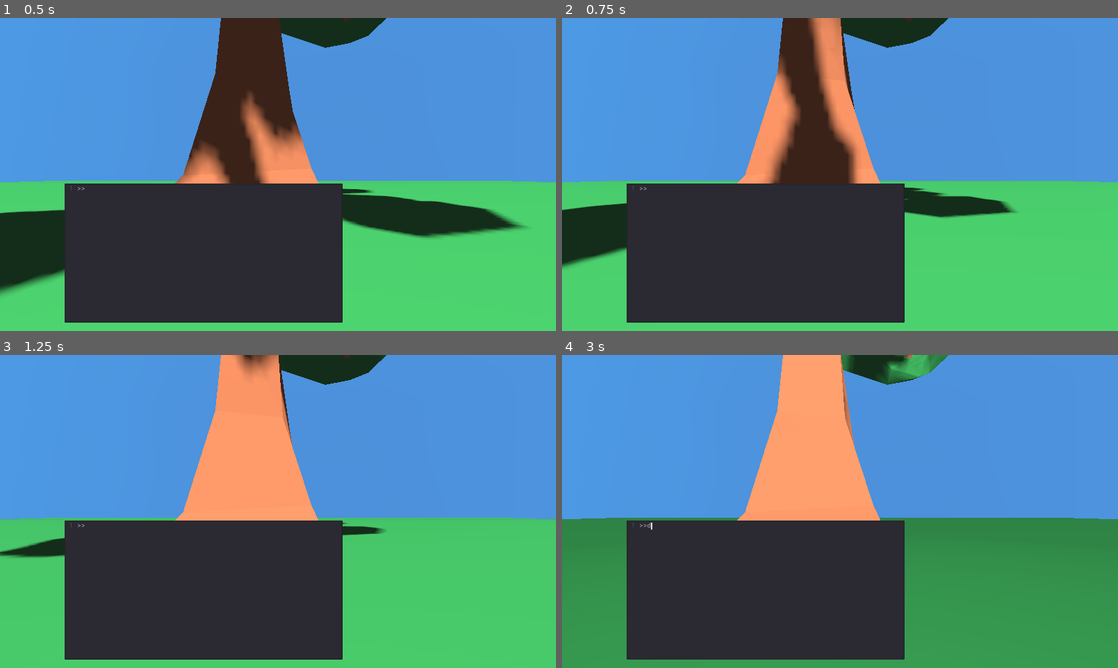
Above: before the commit, frames 1-4 (two rows, left to right).
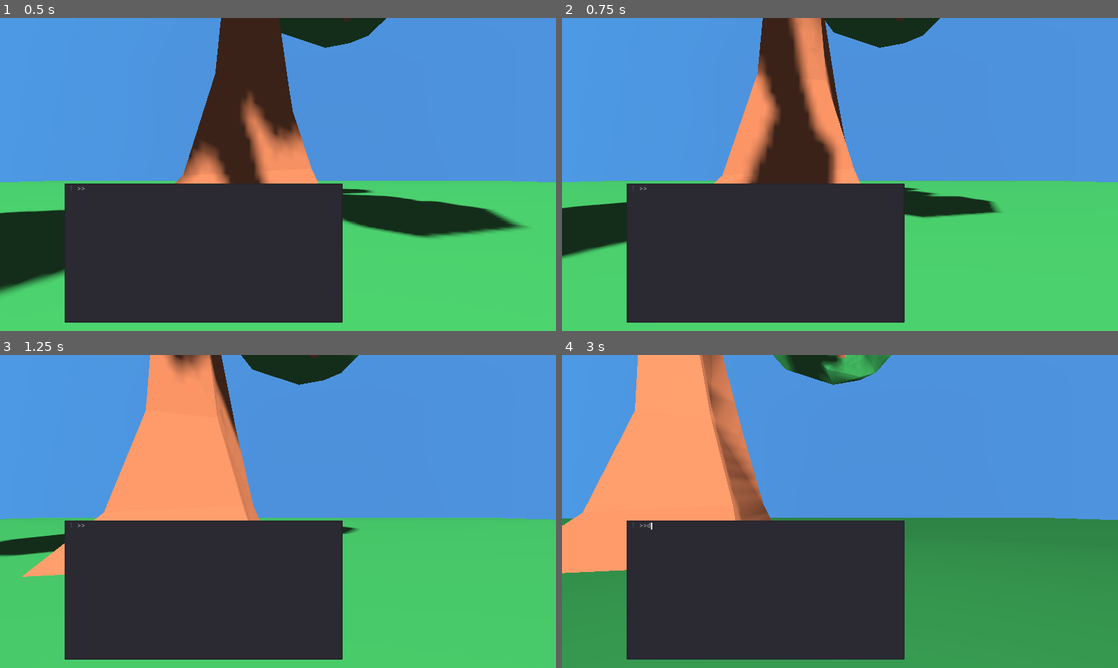
Above: after the commit, the same moments.

Repository: RudyFisher7/Terminal
Game: Godot game, scene res://Main.tscn
Two runs of this game, one before a commit and one after it. Both use one fixed random seed, a clock stepped at 60 frames per second and the inputs below.
Inputs (mouse positions are in pixels of both pictures, inside the frame that each line leads up to):
- Up to frame 1 (0.5 s): no input
- Up to frame 2 (0.75 s): move the mouse to (962, 158) at 0.52 s; hold D (move_right, bound only after the commit) from 0.53 s (still down); click (962, 158) at 0.67 s
- Up to frame 3 (1.25 s): keep holding D (move_right, bound only after the commit)
- Up to frame 4 (3 s): release D (move_right, bound only after the commit) at 1.25 s; drag from (728, 527) to (812, 574) at 1.27 s; move the mouse to (895, 442) at 2.02 s; hold D (move_right, bound only after the commit) 2.03-2.75 s; drag from (812, 574) to (673, 464) at 2.77 s

Frame 1 is identical in both runs. In frame 2, 9.6% of the frame differs, in the area x 0-97%, y 0-80%; in frame 3, 15%; in frame 4, 24%, in the area x 0-100%, y 0-70%.

Commit message:
Simplified the way command validation is done. Still have to figure out type safety for arguments though, maybe use the func ref dictionary to use a function just for that?

Diff:
--- a/CommandLibrary.gd
+++ b/CommandLibrary.gd
@@ -1,4 +1,4 @@
-extends Reference
+extends Node
 
 # TODO
 #####################################################################
@@ -6,7 +6,17 @@
 # validation.
 #####################################################################
 
-class_name CommandLibrary
+enum {
+	LS,
+	PS,
+	PKILL,
+	CD,
+	HI,
+	QUIT,
+	MV,
+	SKY,
+	SUN,
+}
 
 enum CmdErrors {
 	CMD_VALID,
@@ -16,39 +26,75 @@
 	INVALID_ARG,
 	ARGS_OUT_OF_RANGE,
 	WRONG_NUMBER_OF_ARGS,
+	NO_CMD_ENTERED,
+}
+
+var cmd_keys : Dictionary = {
+	"ls":LS,
+	"ps":PS,
+	"pkill":PKILL,
+	"cd":CD,
+	"hi":HI,
+	"quit":QUIT,
+	"mv":MV,
+	"sky":SKY,
+	"sun":SUN,
 }
 
 var _cmds : Dictionary = {
-	"ls":funcref(self, "_validate_ls"), # List all game objects, maybe arg "-p" could be list all
+	LS:funcref(self, "_validate_ls"), # List all game objects, maybe arg "-p" could be list all
 		  # people
-	"ps":funcref(self, "_validate_ps"), # Lists all the running machines in the world
-	"pkill":funcref(self, "_validate_ps"), # Kills all running machines in the world
+	PS:funcref(self, "_validate_ps"), # Lists all the running machines in the world
+	PKILL:funcref(self, "_validate_ps"), # Kills all running machines in the world
 			 # (options: <name of machine>)
-	"cd":funcref(self, "_validate_ps"),
-	"hi":funcref(self, "_validate_hi"),
-	"quit":funcref(self, "_validate_quit"),
-	"mv":funcref(self, "_validate_ps"),
-	"sky":funcref(self, "_validate_sky"),
-	"sun":funcref(self, "_validate_sun"),
+	CD:funcref(self, "_validate_ps"),
+	HI:funcref(self, "_validate_hi"),
+	QUIT:funcref(self, "_validate_quit"),
+	MV:funcref(self, "_validate_ps"),
+	SKY:funcref(self, "_validate_sky"),
+	SUN:funcref(self, "_validate_sun"),
 }
 
-var _sky_cmds : Dictionary = {
-	"sun":[]
+# Validates commands.
+# The structure of the validator is:
+# key = cmd key enum,
+# value = {<subcommand>, <length of whole command, including the key>}
+# E.g. ">>sun speed 22.0" has a subcommand "speed" and a length of 3,
+# so it would be valid in this case
+var cmd_validator : Dictionary = {
+	LS:[], # List all game objects, maybe arg "-p" could be list all
+		  # people
+	PS:[], # Lists all the running machines in the world
+	PKILL:[], # Kills all running machines in the world
+			 # (options: <name of machine>)
+	CD:[],
+	HI:[],
+	QUIT:[],
+	MV:[],
+	SKY:[],
+	SUN:{"speed":3,"position":4,"brightness":3,}
 }
 
 
 func get_cmds() -> Array:
-	return _cmds.keys()
+	return cmd_keys.keys()
 
 
 func validate(parsed_cmd : PoolStringArray) -> int:
 	var cmd_error : int = CmdErrors.CMD_VALID
-	if parsed_cmd[0] in _cmds.keys():
-		var func_ref : FuncRef = _cmds[parsed_cmd[0]]
-		if func_ref.is_valid():
-			cmd_error = func_ref.call_func(parsed_cmd)
+	if parsed_cmd.size() > 0:
+		if parsed_cmd[0] in cmd_keys.keys():
+			var key : int = cmd_keys[parsed_cmd[0]]
+			var validator_dict : Dictionary = cmd_validator[key]
+			if parsed_cmd[1] in validator_dict.keys():
+				if parsed_cmd.size() != validator_dict[parsed_cmd[1]]:
+						cmd_error = CmdErrors.WRONG_NUMBER_OF_ARGS
+			else:
+				cmd_error = CmdErrors.INVALID_CMD
+		else:
+			cmd_error = CmdErrors.INVALID_CMD
 	else:
-		cmd_error = CmdErrors.INVALID_CMD
+		cmd_error = CmdErrors.NO_CMD_ENTERED
 	return cmd_error
 
 
--- a/Player.gd
+++ b/Player.gd
@@ -11,6 +11,7 @@
 export var path_to_x_pivot : NodePath
 
 const cam_sensitivity_divisor : float = 256.0
+const speed : int = 2
 
 onready var eyes : Position3D = get_node(path_to_eyes)
 onready var y_pivot : Position3D = get_node(path_to_y_pivot)
@@ -23,11 +24,14 @@
 
 
 func _physics_process(delta) -> void:
-	pass
+	var velocity : = Input.get_vector("move_left", "move_right", "move_forward", "move_backward")
+	var movement : = Vector3(velocity.x, 0.0, velocity.y) * speed
+	movement = transform.basis.xform(movement)
+	move_and_slide(movement)
 
 
 func _unhandled_input(event) -> void:
 	if event is InputEventScreenDrag:
 		x_pivot.rotate_x(event.relative.y / cam_sensitivity_divisor)
-		y_pivot.rotate_y(event.relative.x / cam_sensitivity_divisor)
+		rotate_y(event.relative.x / cam_sensitivity_divisor)
 		get_tree().set_input_as_handled()
--- a/Sun.gd
+++ b/Sun.gd
@@ -50,7 +50,7 @@
 	match cmd[1]:
 		"speed":
 			_set_speed(float(cmd[2]))
-		"time":
+		"position":
 			_set_sun_position(cmd[2], cmd[3])
 
 
--- a/Terminal.gd
+++ b/Terminal.gd
@@ -16,7 +16,7 @@
 const prompt : String = ">>"
 
 
-var cmd_lib : CommandLibrary = CommandLibrary.new()
+var cmd_lib : = CommandLibrary
 var cmd : String = ""
 var parsed_cmd : PoolStringArray = []
 var cmd_delimiter : String = " "
--- a/project.godot
+++ b/project.godot
@@ -13,15 +13,9 @@
 "class": "Cmd",
 "language": "GDScript",
 "path": "res://Cmd.gd"
-}, {
-"base": "Reference",
-"class": "CommandLibrary",
-"language": "GDScript",
-"path": "res://CommandLibrary.gd"
 } ]
 _global_script_class_icons={
-"Cmd": "",
-"CommandLibrary": ""
+"Cmd": ""
 }
 
 [application]
@@ -33,6 +27,7 @@
 [autoload]
 
 WorldManager="*res://WorldManager.tscn"
+CommandLibrary="*res://CommandLibrary.gd"
 
 [display]
 
@@ -41,6 +36,39 @@
 window/size/test_width=1104
 window/size/test_height=621
 
+[input]
+
+ui_up={
+"deadzone": 0.5,
+"events": [ Object(InputEventKey,"resource_local_to_scene":false,"resource_name":"","device":0,"alt":false,"shift":false,"control":false,"meta":false,"command":false,"pressed":false,"scancode":16777232,"physical_scancode":0,"unicode":0,"echo":false,"script":null)
+, Object(InputEventJoypadButton,"resource_local_to_scene":false,"resource_name":"","device":0,"button_index":12,"pressure":0.0,"pressed":false,"script":null)
+ ]
+}
+move_forward={
+"deadzone": 0.5,
+"events": [ Object(InputEventJoypadMotion,"resource_local_to_scene":false,"resource_name":"","device":-1,"axis":1,"axis_value":-1.0,"script":null)
+, Object(InputEventKey,"resource_local_to_scene":false,"resource_name":"","device":0,"alt":false,"shift":false,"control":false,"meta":false,"command":false,"pressed":false,"scancode":0,"physical_scancode":87,"unicode":0,"echo":false,"script":null)
+ ]
+}
+move_backward={
+"deadzone": 0.5,
+"events": [ Object(InputEventJoypadMotion,"resource_local_to_scene":false,"resource_name":"","device":-1,"axis":1,"axis_value":1.0,"script":null)
+, Object(InputEventKey,"resource_local_to_scene":false,"resource_name":"","device":0,"alt":false,"shift":false,"control":false,"meta":false,"command":false,"pressed":false,"scancode":0,"physical_scancode":83,"unicode":0,"echo":false,"script":null)
+ ]
+}
+move_left={
+"deadzone": 0.5,
+"events": [ Object(InputEventJoypadMotion,"resource_local_to_scene":false,"resource_name":"","device":-1,"axis":0,"axis_value":-1.0,"script":null)
+, Object(InputEventKey,"resource_local_to_scene":false,"resource_name":"","device":0,"alt":false,"shift":false,"control":false,"meta":false,"command":false,"pressed":false,"scancode":0,"physical_scancode":65,"unicode":0,"echo":false,"script":null)
+ ]
+}
+move_right={
+"deadzone": 0.5,
+"events": [ Object(InputEventJoypadMotion,"resource_local_to_scene":false,"resource_name":"","device":-1,"axis":0,"axis_value":1.0,"script":null)
+, Object(InputEventKey,"resource_local_to_scene":false,"resource_name":"","device":0,"alt":false,"shift":false,"control":false,"meta":false,"command":false,"pressed":false,"scancode":0,"physical_scancode":68,"unicode":0,"echo":false,"script":null)
+ ]
+}
+
 [input_devices]
 
 pointing/emulate_touch_from_mouse=true
